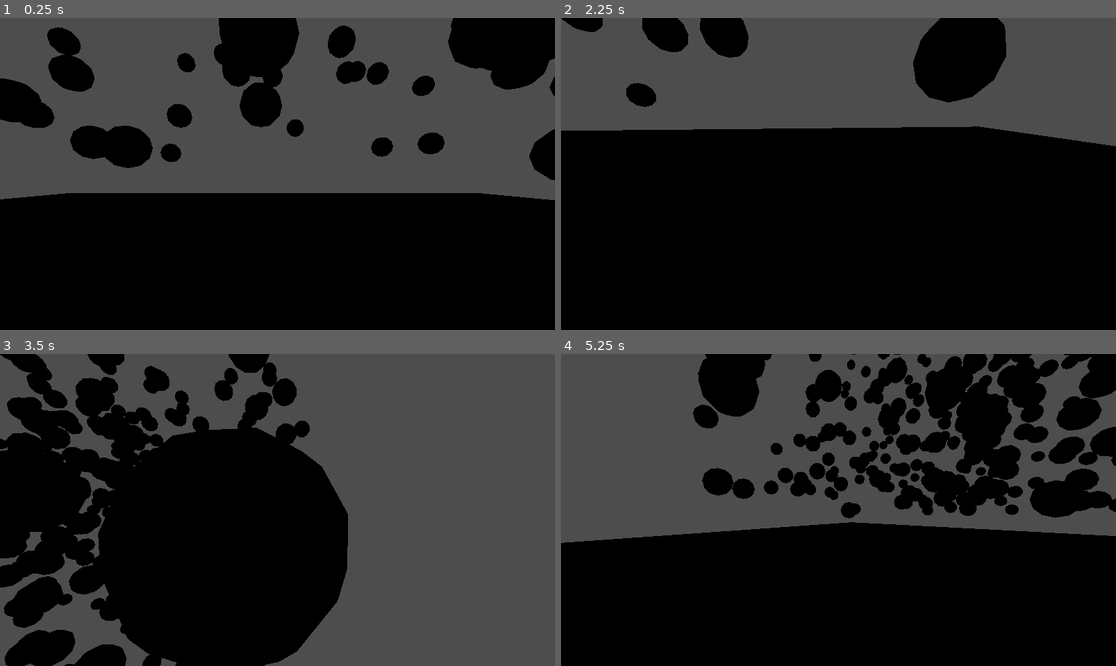
Above: before the commit, frames 1-4 (two rows, left to right).
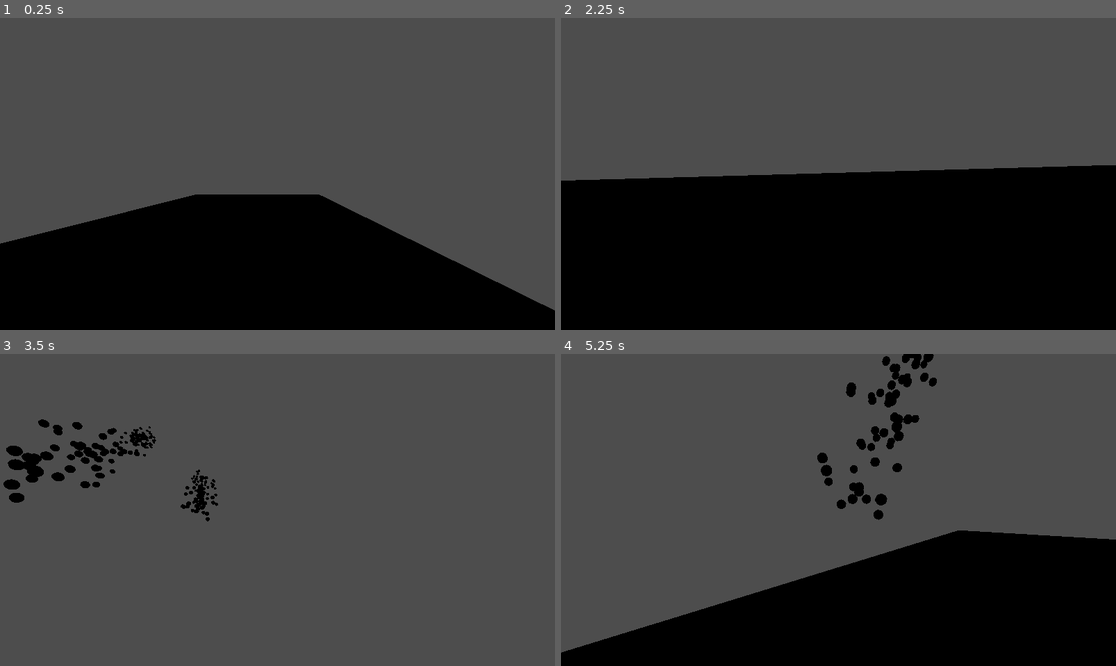
Above: after the commit, the same moments.

Repository: Aidan360/gameJamSpaceParkour
Game: Godot game, scene res://levels/game_node.tscn
Two runs of this game, one before a commit and one after it. Both use one fixed random seed, a clock stepped at 60 frames per second and the inputs below.
Inputs (mouse positions are in pixels of both pictures, inside the frame that each line leads up to):
- Up to frame 1 (0.25 s): no input
- Up to frame 2 (2.25 s): tap Enter at 0.5 s; move the mouse to (960, 158) at 0.52 s; hold D (right) 0.53-1.28 s; move the mouse to (727, 189) at 1.27 s; hold S (back) 1.28-2.03 s; tap Space (up) at 2 s; move the mouse to (894, 105) at 2.02 s; hold D (right) from 2.03 s (still down)
- Up to frame 3 (3.5 s): move the mouse to (249, 572) at 2.77 s; release D (right) at 2.78 s; hold W (forward) from 2.78 s (still down)
- Up to frame 4 (5.25 s): move the mouse to (1005, 556) at 3.52 s; release W (forward) at 3.53 s; hold A (left) 3.53-5.03 s; move the mouse to (672, 463) at 4.27 s; move the mouse to (866, 510) at 5.02 s; hold S (back) from 5.03 s (still down)

The runs differ from the first frame. In frame 1, 24% of the frame differs, in the area x 0-100%, y 0-94%; in frame 2, 19%; in frame 3, 44%, in the area x 0-63%, y 0-100%; in frame 4, 34%.

Commit message:
generator for the most part

Diff:
--- a/levels/basic_level_gen.gd
+++ b/levels/basic_level_gen.gd
@@ -9,25 +9,66 @@
 func _ready():
 	#generateObstacle(Vector3(randi_range(-10,10),randi_range(-10,10),randi_range(-10,10)))
 	#generateLevel()
-	generateSection(Vector3(0,1,0))
-	genPolarVector(Vector3(0,1,0),5,10) # cylinder of 5 radius and 10 height
+	#generateObstacle(Vector3(0,0,0),false)
+	#generateSection(Vector3(0,10,0))
+	generatePath(2,Vector3(10,0,0),50)
+	#genPolarVector(Vector3(0,1,0),5,10) # cylinder of 5 radius and 10 height
 #generates a level
 func generateLevel():
-	for item in 5:
+	for item in 2:
 		var num = item * 30 + 1
-		generateSection(Vector3(num,0,0))
+		generatePath(5,Vector3(10,0,0),50)
+	#	generateSection(Vector3(0,5,0))
 #	for item in 5:
 #		generateObstacle(Vector3(randi_range(0,10),randi_range(0,10),randi_range(0,10)))
 #	pass
+
+
+func generatePath(nodes,location,sectionLength):
+	var pathCoords = []
+	pathCoords.append(location)
+	for item in nodes: # generates a series of coordinates first
+		# offsets
+		var xO = pathCoords[-1][0]
+		var yO = pathCoords[-1][1]
+		var zO = pathCoords[-1][2]
+		var sectionRadius = sqrt(3 * pow(sectionLength,2))/2
+		var newX = randi_range(xO - sectionRadius,xO + sectionRadius)
+		var newY = randi_range(yO,yO + sectionRadius)
+		var newZ = randi_range(zO - sectionRadius,zO + sectionRadius)
+		pathCoords.append(Vector3(newX,newY,newZ))
+		pass
+
+	# now actually generating the path
+	for item in pathCoords:
+		var orient
+		if item == pathCoords[-1]:
+			orient = Vector3(0,0,0)
+		else:
+			var num = pathCoords.find(item)
+			print(num)
+			orient = pathCoords[num + 1]
+			print(orient)
+		generateSection(item,orient)
+
+
+
 #generates a section with a checkpoint, maybe seperate things via themeing?
-func generateSection(location):
+func generateSection(location,orientation):
 	var newSectionData = []
-	generateObstacle(location,false)
-	for item in 500: # 3 checkpoints   wper section?? could be randomized
+	#generateObstacle(location,false)
+	var newNode = Node3D.new()
+	newNode.global_position = Vector3(0,0,0)
+	$".".add_child(newNode)
+	for item in 100: # 3 checkpoints   wper section?? could be randomized
 #		var i = randVector(location,0,50)
-		var i = genPolarVector(1,15,20)
-		generateObstacle(Vector3(i[0],i[1],i[2]),true)
+		var i = genPolarVector(1,5,50)
+		var newObj = load(objectPath).instantiate()
+		newObj.position = i
+		newNode.add_child(newObj)
 	pass
+	newNode.position = location
+	newNode.look_at(-orientation,Vector3(0,1,0))
 func randVector(offset,rangeL,rangeH):
 	var vectorX = randf_range(offset[0] + rangeL, offset[0] + rangeH)
 	var vectorY = randf_range(offset[1] + rangeL, offset[1] + rangeH)
@@ -39,23 +80,78 @@
 	# to basically explain, a random polar coordinate is generated within a cylindrical planar system
 	# a random theta value is chosen.
 	var randTheta = randf_range(0,2*PI)
-	print(randTheta)
 	var randRadius = randf_range(0,radius)
-	print(randRadius*180/PI)
-	var localY = randf_range(0,height)
-	var localX = randRadius * cos(randTheta)
-	var localZ = randRadius * sin(randTheta)
-	print("x: " + str(localX) + " y:" +str(localY) + " z: " + str(localZ))
-	var localVector = Vector3(localX,localY,localZ)
-	return(localVector)
+	var lZ = randf_range(0,height)
+	var lX = randRadius * cos(randTheta)
+	var lY = randRadius * sin(randTheta)
+	#var lZ = 0
+	#var lX = 0
+	#var lY = 1
+	var localVector = Vector3(lX,lY,lZ)
+
+
+	# code chunk of shame
+
+
 	# FUCK I NEED LIENAR ALGEBRA AHHHHHHHHHHHHHHHHHHHHHHHHHHH
 	# uhhh fuck fuck fuck fuck fuck fuck fuck fuck
 	# so first we gotta rotate it along a vector direction???
 	# so it goes from one line then it rotates it to another direction to sorta think about it??
+	## nvm no linear algebra
+	## aidan lock in remember odometry
+	## shift cartesain coodrinate of each object into two polar spaces,
+	## two polar systems of xy, and xz, then rotate the angle to match new vector
+	## new vector back into cartesian.
+	## add Vector origin as offset after cartesian angle
+	## should work??
 	#
+	## also i do technically need to do the radial cylinder  -> cartesian -> spherical -> cartesian
+	#var tempAdjustVector = Vector3(1,1,1) # should generate an angle of 45 along the xz plane
+	##okay so spherical coordinate transfer for r,theta,phi.
+	##sR = Spherical Radial, sT = Spherical theta, sP = Spherical phi
+	#var sR = localVector.length()
+	#var sT = atan2(lX,lY)
+	#var sP = acos(lZ/sR)
+	#if sT < -PI:  #so we found out that angles have to be between -PI and PI for Theta but not PHI??
+		#print("ntrue")
+	##if sP < 0.1: # phi has ranges of pi/2 - 0?? larger then 1
+	##	print("true")
+	##print("theta: " + str(sT) + " phi: " + str(sP))
+	##tranfer Theta tT, transfer Phi tP.
+	#var tT = atan2(tempAdjustVector[0],tempAdjustVector[1])
+	#var tR = tempAdjustVector.length()
+	#var tP = acos(tempAdjustVector[2]/tR)
+	##print("theta Adjust: " + str(tT) + " phi Adjust: " + str(tP))
+	## new Theta, new Phi (nT, nP)
+	#var nT = sT
+	#var nP = sP
+	# nt has a range of PI, -PI
+	#if nT > PI: # if an angle is more than PI  - 2PI
+		#nT = nT - 2*PI
+		#print("fix Upper nT")
+	#elif nT < -PI: # if its less then PI  add two pi
+		#nT = nT + 2*PI
+		#print("fix lower nT")
+	## nP has a range of PI/2 - 0??? /
+	#if nP > PI:
+		#nP = nP - 2*PI
+		#print("fix upper nP")
+	#elif nP < 0:
+		#nP = nP + 2*PI
+		#print("fix lower nP")
+	#print("theta New: " + str(nT) + " phi Phi: " + str(nP))
+	## final x,y,z is just x,y,z
+	#var x = sR*sin(nP)*cos(nT)
+	#var y = sR*sin(nP)*sin(nT)
+	#var z = sR*cos(nP)
+	##print("X angles combined: " + str(sin(nP)*cos(nT)))
+	#var returnVector = Vector3(x,y,z)
+	#return(returnVector)
+	# i can't beleive how badly i fucked up lmaoooo
 
 
 
+	return(localVector)
 #generates a basic obstacled
 func generateObstacle(loc,randSize):
 	var newObj = load(objectPath).instantiate()
@@ -65,7 +161,7 @@
 		newObj.setSize(Vector3(uniform,uniform,uniform))
 	else:
 		newObj.setSize(Vector3(0.5,0.5,0.5))
-	levelDat.append(newObj)
-	$".".add_child(newObj)
-
+	#levelDat.append(newObj)
+	#$".".add_child(newObj)
+	return newObj
 	pass
--- a/levels/game_node.tscn
+++ b/levels/game_node.tscn
@@ -27,8 +27,9 @@
 shape = SubResource("BoxShape3D_sr3bf")
 
 [node name="CSGBox3D" type="CSGBox3D" parent="StaticBody3D/CollisionShape3D" unique_id=9654976]
+transform = Transform3D(1, 0, 0, 0, 1, 0, 0, 0, 1, -0.39416504, 0, 0)
 gi_lightmap_texel_scale = 1.875
-size = Vector3(10, 1, 10)
+size = Vector3(3.0075684, 1, 10)
 material = SubResource("StandardMaterial3D_sr3bf")
 
 [node name="OmniLight3D" type="OmniLight3D" parent="StaticBody3D/CollisionShape3D/CSGBox3D" unique_id=941267531]
